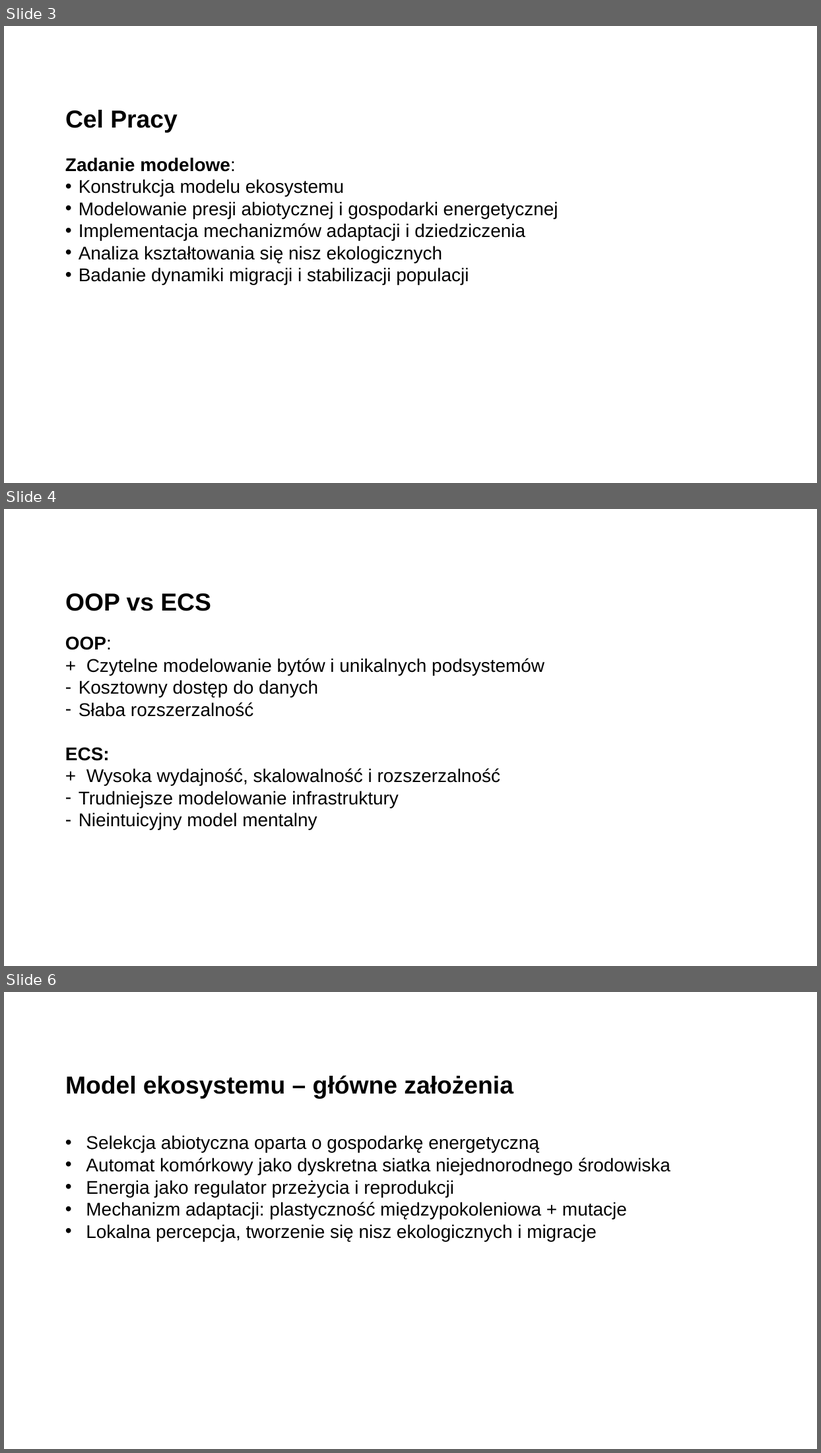
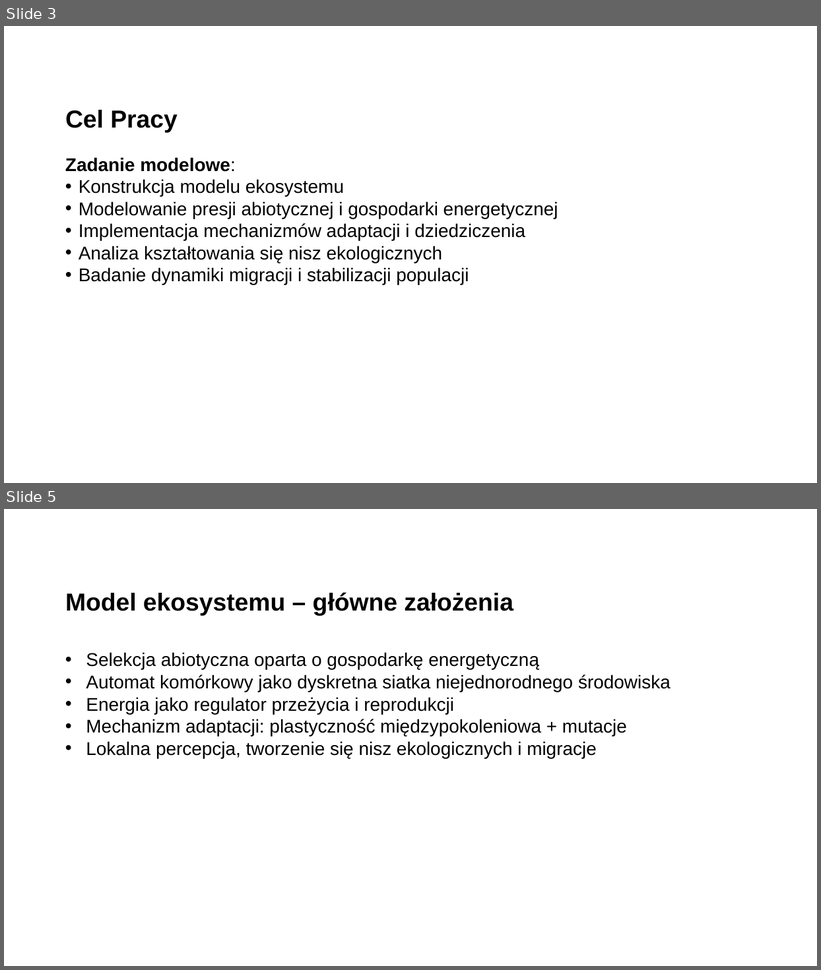
Before and after one commit to Filip-Rak/ecosystem-cc-results, a slide deck: docs/presentation.ppt. Shown one above the other, each under a label of ours: slides 3, 4 and 6 before the commit, slides 3 and 5 after it; the slides between them are not shown. The pictures are 821x1453 and 821x970 pixels, drawn with LibreOffice and Linux fonts; fonts in the diff are those of the drawing; background and template pictures are left out. Boxes give left, top, right and bottom in pixels: in the first picture for what was removed or moved away, otherwise in the second. Text is boxed around its words. In the diff, an @@ line names an element or a change of style, - is before the commit and + after.

```diff
--- a/docs/presentation.ppt
+++ b/docs/presentation.ppt
@@ slide 4 removed at (4, 509, 817, 966), background picture (left out) @@
@@ title removed at (65, 593, 211, 611) @@
-OOP vs ECS
@@ text removed at (65, 636, 545, 830) @@
-OOP:
-+ Czytelne modelowanie bytów i unikalnych podsystemów
-– Kosztowny dostęp do danych
-– Słaba rozszerzalność
-ECS:
-+ Wysoka wydajność, skalowalność i rozszerzalność
-– Trudniejsze modelowanie infrastruktury
-– Nieintuicyjny model mentalny
@@ what was slide 6 is now slide 5 @@
```
Also in this commit, not shown: 1 slide changed.
